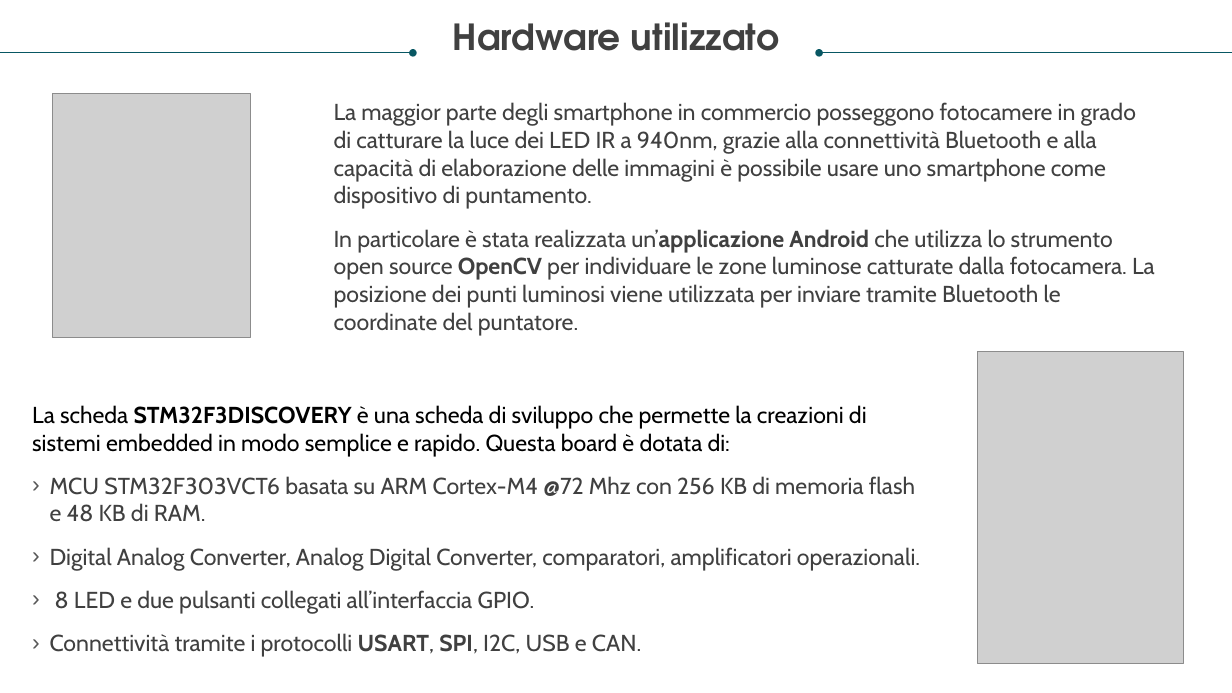
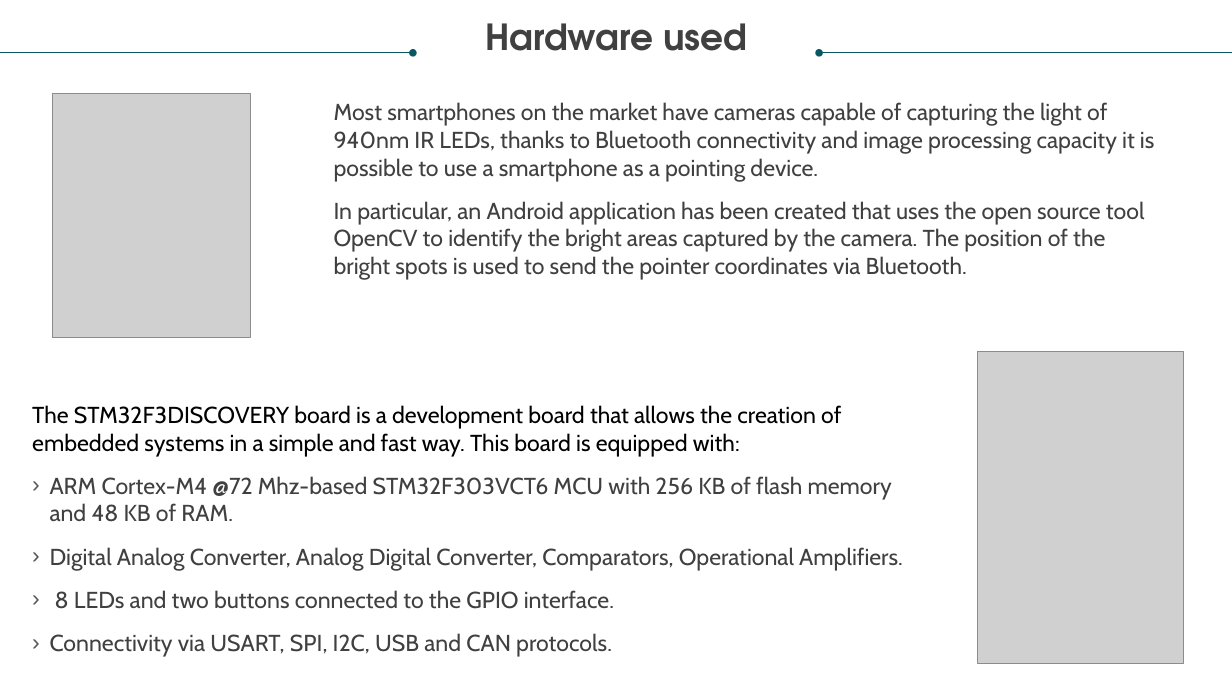
Before and after one commit to RaffaLinux/RaffaLinux.github.io, a slide deck: slide 6 of AndroidMote.pptx. Drawn at 1232x693 pixels with LibreOffice and Linux fonts; fonts in the diff are those of the drawing; grey boxes stand for pictures. Boxes give left, top, right and bottom in pixels: in the first picture for what was removed or moved away, otherwise in the second. Text is boxed around its words. In the diff, an @@ line names an element or a change of style, - is before the commit and + after.

```diff
--- a/AndroidMote.pptx
+++ b/AndroidMote.pptx
@@ text at box(485, 23, 747, 51): text changed @@
-Hardware utilizzato
+Hardware used
@@ text at box(334, 102, 1154, 280): text changed @@
-La maggior parte degli smartphone in commercio posseggono fotocamere in grado di catturare la luce dei LED IR a 940nm, grazie alla connettività Bluetooth e alla capacità di elaborazione delle immagini è possibile usare uno smartphone come dispositivo di puntamento.
-In particolare è stata realizzata un’applicazione Android che utilizza lo strumento open source OpenCV per individuare le zone luminose catturate dalla fotocamera. La posizione dei punti luminosi viene utilizzata per inviare tramite Bluetooth le coordinate del puntatore.
+Most smartphones on the market have cameras capable of capturing the light of 940nm IR LEDs, thanks to Bluetooth connectivity and image processing capacity it is possible to use a smartphone as a pointing device.
+In particular, an Android application has been created that uses the open source tool OpenCV to identify the bright areas captured by the camera. The position of the bright spots is used to send the pointer coordinates via Bluetooth.
@@ text at box(32, 405, 903, 657): text changed @@
-La scheda STM32F3DISCOVERY è una scheda di sviluppo che permette la creazioni di sistemi embedded in modo semplice e rapido. Questa board è dotata di:
-› MCU STM32F303VCT6 basata su ARM Cortex-M4 @72 Mhz con 256 KB di memoria flash e 48 KB di RAM.
-› Digital Analog Converter, Analog Digital Converter, comparatori, amplificatori operazionali.
-› 8 LED e due pulsanti collegati all’interfaccia GPIO.
-› Connettività tramite i protocolli USART, SPI, I2C, USB e CAN.
+The STM32F3DISCOVERY board is a development board that allows the creation of embedded systems in a simple and fast way. This board is equipped with:
+› ARM Cortex-M4 @72 Mhz-based STM32F303VCT6 MCU with 256 KB of flash memory and 48 KB of RAM.
+› Digital Analog Converter, Analog Digital Converter, Comparators, Operational Amplifiers.
+  8 LEDs and two buttons connected to the GPIO interface.
+› Connectivity via USART, SPI, I2C, USB and CAN protocols.
```
Also in this commit, not shown: 15 other slides changed, 3 slides added, 3 slides removed.
